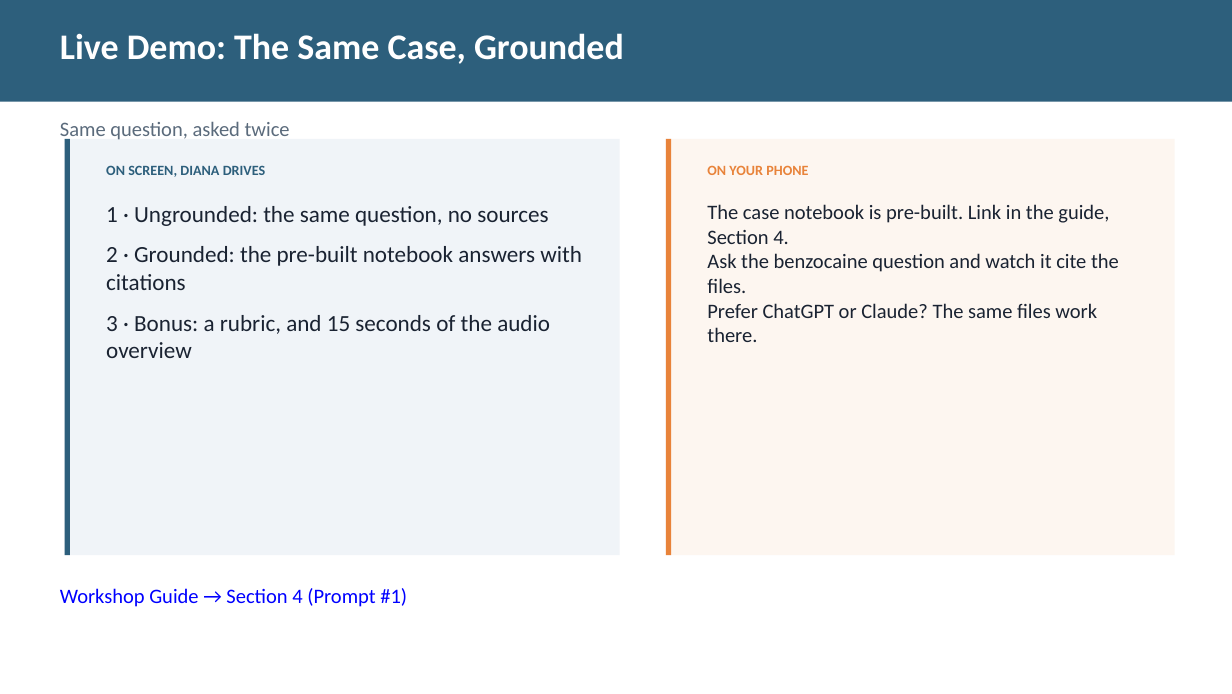
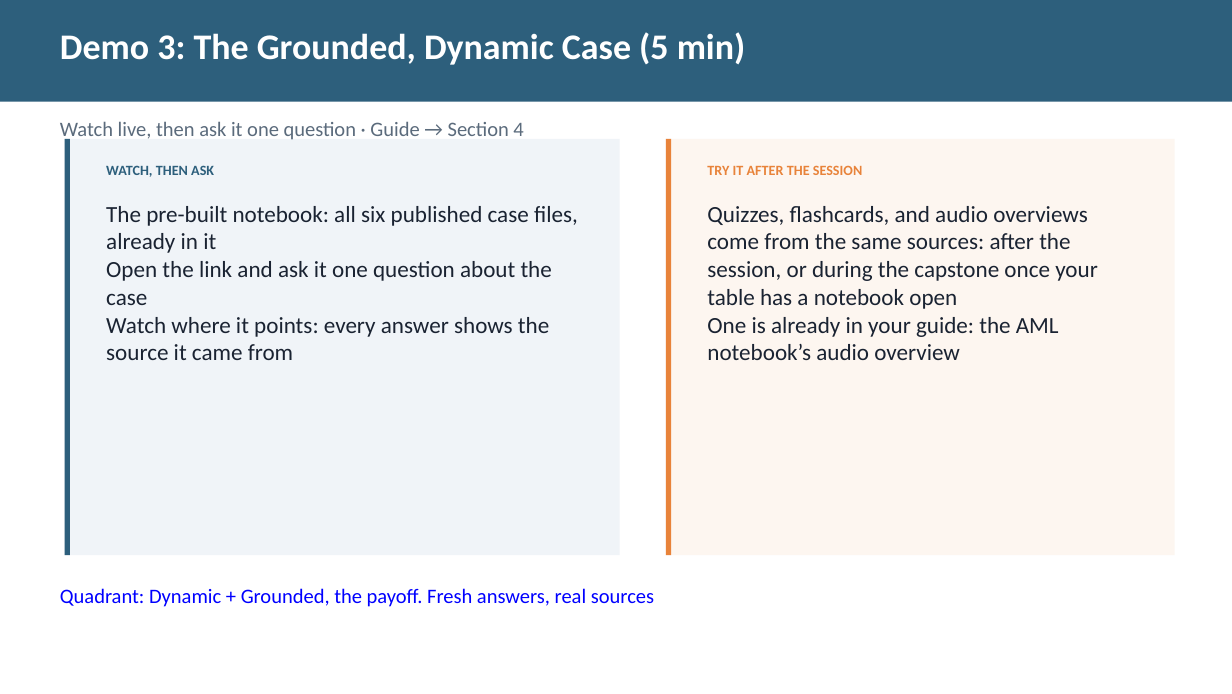
Before and after one commit to diana-brewer/digital-learning-unlocked, a slide deck: slide 8 of Digital Learning Unlocked - Slide Deck.pptx (slide 13 before the commit). Drawn at 1232x694 pixels with LibreOffice and Linux fonts; fonts in the diff are those of the drawing. Boxes give left, top, right and bottom in pixels: in the first picture for what was removed or moved away, otherwise in the second. Text is boxed around its words. In the diff, an @@ line names an element or a change of style, - is before the commit and + after.

```diff
--- a/Digital Learning Unlocked - Slide Deck.pptx
+++ b/Digital Learning Unlocked - Slide Deck.pptx
@@ text at <box>60,32,746,65</box>: text changed @@
-Live Demo: The Same Case, Grounded
+Demo 3: The Grounded, Dynamic Case (5 min)
@@ text at <box>60,121,523,142</box>: text changed @@
-Same question, asked twice
+Watch live, then ask it one question · Guide → Section 4
@@ text at <box>106,165,214,177</box>: text changed @@
-ON SCREEN, DIANA DRIVES
+WATCH, THEN ASK
@@ text at <box>707,165,862,175</box>: text changed @@
-ON YOUR PHONE
+TRY IT AFTER THE SESSION
@@ text at <box>106,206,578,360</box>: text changed @@
-1 · Ungrounded: the same question, no sources
-2 · Grounded: the pre-built notebook answers with citations
-3 · Bonus: a rubric, and 15 seconds of the audio overview
+The pre-built notebook: all six published case files, already in it
+Open the link and ask it one question about the case
+Watch where it points: every answer shows the source it came from
@@ text at <box>707,206,1098,360</box>: text changed; size 16 to 18 pt @@
-The case notebook is pre-built. Link in the guide, Section 4.
-Ask the benzocaine question and watch it cite the files.
-Prefer ChatGPT or Claude? The same files work there.
+Quizzes, flashcards, and audio overviews come from the same sources: after the session, or during the capstone once your table has a notebook open
+One is already in your guide: the AML notebook’s audio overview
@@ text at <box>60,588,654,607</box>: text changed @@
-Workshop Guide → Section 4 (Prompt #1)
+Quadrant: Dynamic + Grounded, the payoff. Fresh answers, real sources
```
Also in this commit, not shown: 3 other slides changed, 1 slide added, 7 slides removed, 3 other files.
